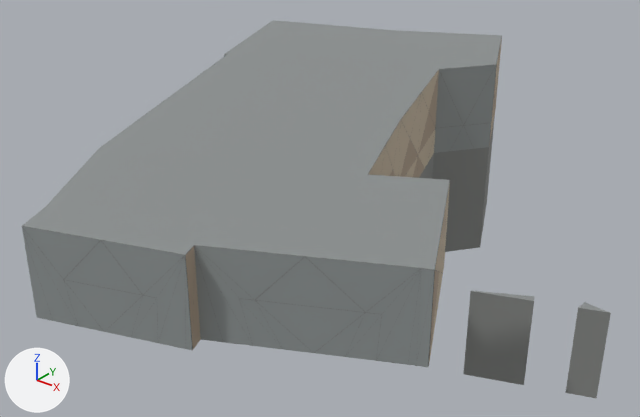
What one commit did to the Blender file assets/source/environment/federation-805929.blend.
One viewpoint serves both versions: a 50 mm camera at (223.7, 33.1, 47.1) aimed at (177.3, 91.2, 11.1). Every picture has the same lights, and +X, +Y and +Z are marked at lower left. The picture after the commit comes second.

In view in the first picture: 'federation_east_panels_0', 'federation_east_panels_1', 'federation_east_panels_2', 'structure_805929_clean_envelope'.
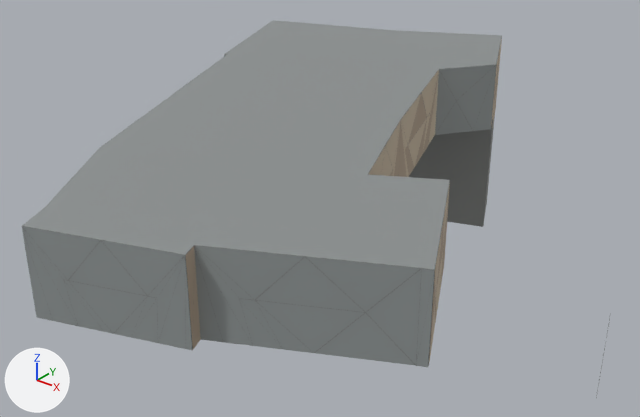
Edits to the bpy script that builds the scene:
```text
Change me_survey_section_17198_mesh:
    used by ob_structure_805929_clean_envelope; location = (0.0, 0.0, 0.0)
    remove me_survey_section_17198_mesh.from_pydata(...)  # 521 vertices, 1030 faces; spans x 153.4..204.1, y 61.1..122.9, z 0.0..21.0
    add me_survey_section_17198_mesh.from_pydata(...)  # 442 vertices, 876 faces; spans x 153.4..204.1, y 61.1..122.9, z 0.0..21.0
    me_survey_section_17198_mesh part 1: the loose piece of 40 vertices spanning x 193.6..198.5, y 90.8..93.4, z 0.0..8.5 is deleted
    me_survey_section_17198_mesh part 2: 7 vertices moved from x 156.4..189.4, y 68.6..118.9, z 0.0..14.0 to x 155.0..188.2, y 67.0..118.9, z 0.0..14.0; 277 vertices removed from x 154.8..199.3, y 63.9..120.3, z 0.0..19.2; 242 vertices added at x 154.2..199.4, y 61.3..120.0, z 0.0..19.2
    me_survey_section_17198_mesh part 3: 13 vertices removed from x 201.7..203.8, y 94.0..95.1, z 0.0..8.5; 9 vertices added at x 204.1, y 94.9, z 0.0..8.5
Change me_federation_east_panels_0_mesh:
    used by ob_federation_east_panels_0; location = (0.0, 0.0, 0.0)
    remove me_federation_east_panels_0_mesh.from_pydata(...)  # 135 vertices, 43 faces; spans x 153.4..200.5, y 73.0..122.9, z 12.0..21.0
    add me_federation_east_panels_0_mesh.from_pydata(...)  # 135 vertices, 44 faces; spans x 153.4..200.5, y 72.9..122.9, z 12.0..21.0
    me_federation_east_panels_0_mesh part 4: the loose piece of 4 vertices spanning x 179.4..182.0, y 100.2..107.4, z 12.0..14.7 is deleted
    me_federation_east_panels_0_mesh part 5: the loose piece of 3 vertices spanning x 179.4..180.6, y 104.3..107.4, z 12.0..14.7 is deleted
    me_federation_east_panels_0_mesh part 6: 4 vertices moved from x 184.6..197.8, y 78.2..92.9, z 14.0..21.0 to x 184.6..199.2, y 75.5..92.9, z 14.0..21.0; 24 vertices removed from x 180.7..196.1, y 81.5..103.8, z 12.0..21.0; 40 vertices added at x 179.4..200.5, y 72.9..107.4, z 14.0..21.0
    other edits to the shape of me_federation_east_panels_0_mesh do not show in these pictures
Change me_federation_east_panels_1_mesh:
    used by ob_federation_east_panels_1; location = (0.0, 0.0, 0.0)
    remove me_federation_east_panels_1_mesh.from_pydata(...)  # 126 vertices, 41 faces; spans x 153.4..200.5, y 65.0..122.9, z 12.0..21.0
    add me_federation_east_panels_1_mesh.from_pydata(...)  # 135 vertices, 44 faces; spans x 153.4..200.5, y 65.0..122.9, z 12.0..21.0
    me_federation_east_panels_1_mesh part 7: 7 loose pieces with 21 vertices, spanning x 180.6..192.7, y 82.8..117.6, z 12.0..17.8, are deleted
    me_federation_east_panels_1_mesh part 8: 7 vertices moved from x 178.1..197.8, y 78.2..122.9, z 14.7..21.0 to x 178.1..199.5, y 74.9..122.9, z 14.8..21.0; 27 vertices removed from x 178.1..192.8, y 81.9..122.9, z 12.0..21.0; 57 vertices added at x 179.5..199.5, y 75.0..120.0, z 14.0..21.0
```

Changed parts and their boxes (x1, y1, x2, y2) in the pictures (640 x 417 px; the box of a moved part takes in the faces that stretch with it):
part 1 of me_survey_section_17198_mesh, deleted
    before: (463, 291, 535, 385)
part 2 of me_survey_section_17198_mesh, moved or reshaped (mostly hidden)
    before: (67, 38, 502, 366)
    after: (23, 38, 502, 366)
part 3 of me_survey_section_17198_mesh, moved or reshaped
    before: (566, 302, 611, 398)
    after: (596, 313, 611, 398)
part 4 of me_federation_east_panels_0_mesh, deleted
    before: (418, 130, 435, 168)
part 5 of me_federation_east_panels_0_mesh, deleted
    before: (427, 132, 435, 164)
part 6 of me_federation_east_panels_0_mesh, moved or reshaped
    before: (394, 96, 447, 271)
    after: (394, 92, 446, 277)
part 7 of me_federation_east_panels_1_mesh, deleted
    before: (413, 95, 495, 178)
part 8 of me_federation_east_panels_1_mesh, moved or reshaped
    before: (394, 92, 439, 277)
    after: (394, 92, 492, 277)
